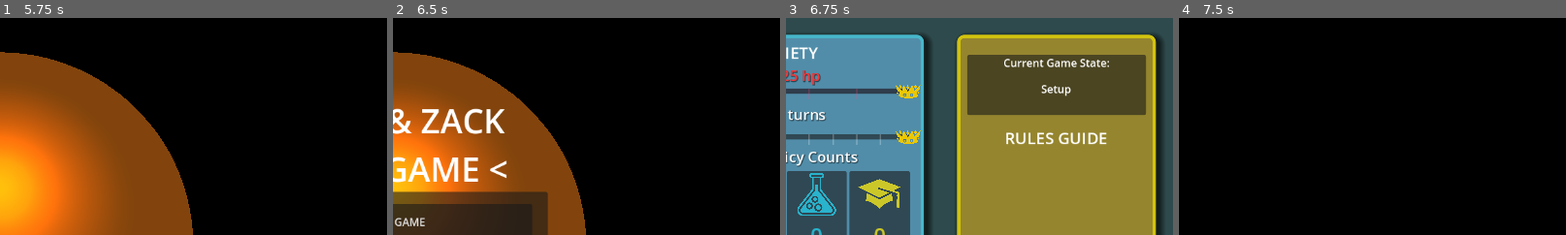
Above: before the commit, frames 1-4 (left to right).
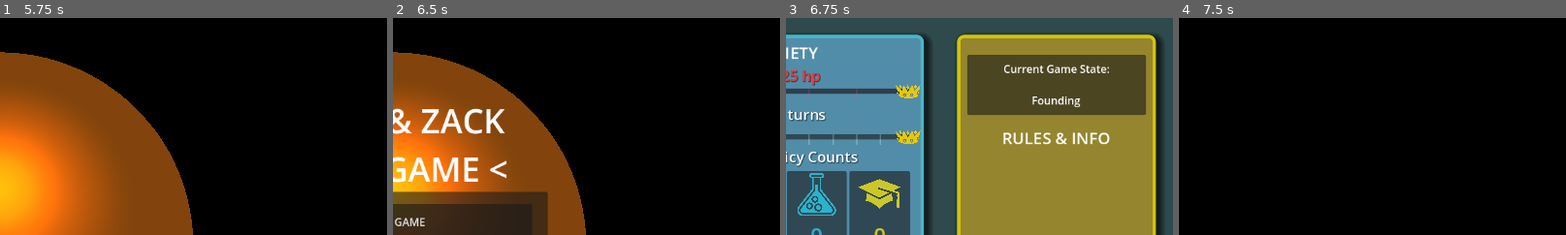
Above: after the commit, the same moments.

Repository: ZacharyJJones/godot_SunGame
Game: Godot game, scene res://scenes/title_screen.tscn
Same seed, same stepped clock (60 frames per second), same inputs: the game is played once before the commit and once after it.
Inputs:
- Up to frame 1 (5.75 s): tap Enter at 0.5 s
- Up to frame 2 (6.5 s): tap Space at 5.75 s
- Up to frame 3 (6.75 s): click "START GAME" at 6.5 s
- Up to frame 4 (7.5 s): click "Return To Main Menu" at 7.25 s
The pictures show only the part of the screen within x 50-100%, y 0-50%; the shares and areas given below are measured in that part.

Frames 1-2 are identical in both runs. In frame 3, 2.6% of the frame differs, in the area x 56-84%, y 18-59%; in frame 4, nothing differs.

Commit message:
policy activation, founding effects

Diff:
--- a/code/Game.gd
+++ b/code/Game.gd
@@ -5,6 +5,9 @@
 var State : Enum.GameState
 
 var Rules : GameRules
+
+var FoundingPolicy : Enum.PolicyType
+var FoundingEffects : FoundingEffectsBase
 
 var Deck : Array
 var Discard : Array
@@ -17,23 +20,30 @@
 
 # GameState.Event
 var Event_Current : GameEvent
+var Event_ActivatedPolicyIndices : Array
+var Event_Rerolls : int
 
 # ==================================
 
 func _init(rules : GameRules):
+	Rules = rules
+
 	State = Enum.GameState.Undefined
-	Rules = rules
+	Health = Rules.Health_Starting
 	Turn = 0
-
-	Health = Rules.Health_Starting
-	ActivePolicies = []
-	RetiredPolicies = []
 
 	Deck = []
 	Discard = []
+	ActivePolicies = []
+	RetiredPolicies = []
+	FoundingPolicy = Enum.PolicyType.Undefined
+	FoundingEffects = FoundingEffectsBase.new()
+
 	Policy_Choices = []
+	Event_ActivatedPolicyIndices = []
+	Event_Rerolls = 0
 
-	_beginState_Setup()
+	_beginState_Founding()
 	pass
 
 # ==================================
@@ -43,6 +53,7 @@
 		Enum.GameState.Won: [func(): return false, func(): return],
 		Enum.GameState.Lost: [func(): return false, func(): return],
 
+		Enum.GameState.Founding: [_endState_Founding, _beginState_Setup],
 		Enum.GameState.Setup: [_endState_Setup, _beginState_Event],
 		Enum.GameState.Policy: [_endState_Policy, _beginState_Event],
 		Enum.GameState.Event: [_endState_Event, _beginState_Policy]
@@ -50,10 +61,11 @@
 
 	var result = false
 	if _state_map[State][0].call():
-		_state_map[State][1].call()
 		result = true
-		pass
 
+	# This check goes here BECAUSE it prevents the next state from...
+	# ... executing it's setup code when the game has ended. e.g. Draft choices
+	# ... will not be presented going from Event -> Won/Lost State -> Policy phase
 	if not IsOver():
 		if (Health >= Rules.Health_ToWin
 			or Turn >= Rules.TurnsToWin):
@@ -62,55 +74,81 @@
 			State = Enum.GameState.Lost
 		pass
 
+	if result:
+		_state_map[State][1].call()
+
+
 	return result
+
+func _beginState_Founding():
+	State = Enum.GameState.Founding
+	Policy_SelectedIndex = -1
+	var vals = Enum.PolicyType.values()
+	for i in range(1, vals.size()):
+		Policy_Choices.append(Policy.new(vals[i]))
+	pass
+func _endState_Founding() -> bool:
+	if not _endState_Policy():
+		return false
+
+	# cleanup, since I hacked the policy phase to do this
+	Discard.clear()
+
+	# Take the choice and set as founding!
+	FoundingPolicy = ActivePolicies.pop_back().Type
+	FoundingEffects = FoundingEffectsBase.GetFoundingEffects(FoundingPolicy)
+
+	# Now set up the deck
+	Deck = GameContent.GetStartingDeck(FoundingPolicy)
+	Deck.shuffle()
+	return true
 
 func _beginState_Setup():
 	_beginState_Policy()
 	State = Enum.GameState.Setup
 func _endState_Setup() -> bool:
-	if not _endState_Policy():
-		return false
-
-	if ActivePolicies.size() < Rules.PolicyTrackSlots:
+	if not _endState_Policy(): return false
+	if ActivePolicies.size() < GetMaxActivePolicies():
 		_beginState_Setup()
 		return false
-
 	return true
 
 func _beginState_Policy():
 	State = Enum.GameState.Policy
 	Policy_SelectedIndex = -1
 
-	# temp options provided
-	var enum_keys = Enum.PolicyType.keys()
-	for i in range(1, enum_keys.size()):
-		Policy_Choices.append(Policy.new(Enum.PolicyType[enum_keys[i]]))
-		pass
-
-	# Enforce policy track slots restriction
-	#while Policy_Choices.size() < Rules.PoliciesDrawnWhenChoosing:
-		#Policy_Choices.append(Deck.pop_front())
-
+	while Policy_Choices.size() < Rules.PoliciesDrawnDrafting:
+		Policy_Choices.append(Deck.pop_front())
+		if Deck.size() == 0:
+			Discard.shuffle()
+			Deck = Discard
+			Discard = []
 	pass
 func _endState_Policy() -> bool:
 	if Policy_SelectedIndex == -1:
 		return false
 
-	# Resolve chosen policy
-	ActivePolicies.push_front(Policy_Choices.pop_at(Policy_SelectedIndex))
+	# Move chosen policy to active zone
+	var chosen = Policy_Choices.pop_at(Policy_SelectedIndex)
+	FoundingEffects.OnPolicyDraft(self, chosen)
+	ActivePolicies.push_front(chosen)
+
+	# Discard others
 	for i in range(Policy_Choices.size()):
 		Discard.append(Policy_Choices.pop_back())
 
 	# Enforce policy track slots restriction
-	while ActivePolicies.size() > Rules.PolicyTrackSlots:
-		RetiredPolicies.append(ActivePolicies.pop_back())
+	while ActivePolicies.size() > GetMaxActivePolicies():
+		var retired = ActivePolicies.pop_back()
+		FoundingEffects.OnPolicyExpire(self, retired)
+		RetiredPolicies.append(retired)
 
 	return true
 
 func _beginState_Event():
 	Turn += 1
+	Event_Current = _generateEvent()
 	State = Enum.GameState.Event
-	Event_Current = GameContent.GenerateEvent()
 	pass
 func _endState_Event() -> bool:
 	var active_of_type = GetActivePolicyTypeMagnitude(Event_Current.Type)
@@ -118,13 +156,33 @@
 		Health += Event_Current.Magnitude
 	else:
 		Health -= (Event_Current.Magnitude - active_of_type)
+
+	# Mark and clear activated policies
+	for i in range(Event_ActivatedPolicyIndices.size()):
+		ActivePolicies[Event_ActivatedPolicyIndices[i]].HasBeenActivated = true
+	Event_ActivatedPolicyIndices.clear()
+
 	return true
 
 
 # ==================================
 
 func GetActivePolicyTypeMagnitude(type : Enum.PolicyType):
-	return ActivePolicies.filter(func(p): return p.Type == type).size()
+	var total = 0
+	for i in range(ActivePolicies.size()):
+		var policy = ActivePolicies[i]
+		if policy.Type == type:	total += 1
+		if policy.CanBeActivated() and Event_ActivatedPolicyIndices.any(func(x): return x == i):
+			total += policy.ActivatedTypes.filter(func(x): return x == type).size()
+	return total
+
+func RerollEvent():
+	if Event_Rerolls < 1: return
+	Event_Current = _generateEvent()
+	Event_Rerolls -= 1
+
+func _generateEvent() -> GameEvent:
+	return FoundingEffects.ModifyEvent(self, GameContent.GenerateEvent())
 
 # ==================================
 
@@ -132,3 +190,6 @@
 func IsWon() -> bool: return State == Enum.GameState.Won
 func IsLost() -> bool: return State == Enum.GameState.Lost
 func IsOver() -> bool: return IsWon() or IsLost()
+
+func GetMaxActivePolicies() -> int:
+	return Rules.PolicyTrackSlots + FoundingEffects.MaxActivePolicyModifier(self)
--- a/code/GameContent.gd
+++ b/code/GameContent.gd
@@ -4,7 +4,9 @@
 
 
 static func GenerateEvent() -> GameEvent:
-	var type = Enum.GetRandomDefined(Enum.PolicyType)
+	var keys_defined = Enum.PolicyType.keys().slice(1)
+	var type = Enum.PolicyType[keys_defined[randi() % keys_defined.size()]]
+
 	var magnitude = 1 + (randi() % 4)
 	var name = "%s %s" % [
 		_adjectives[randi() % _adjectives.size()],
@@ -13,8 +15,32 @@
 	return GameEvent.new(name, type, magnitude)
 
 
+static func GetStartingDeck(founding_type):
+	var num_basic_policies = 8
+	var num_active_policies = 1
+	var num_wildcards = 1
+	var deck = []
 
+	var type_values = Enum.PolicyType.values()
+	for n in range(num_wildcards + 1):
+		deck.append(Policy.new(founding_type, type_values.slice(1)))
 
+	deck.append_array(_get_deck_helper(founding_type, type_values, num_basic_policies, num_active_policies))
+
+	for i in range(1, type_values.size()):
+		var curr_type = type_values[i]
+		deck.append_array(_get_deck_helper(curr_type, type_values, num_basic_policies, num_active_policies))
+
+	return deck
+static func _get_deck_helper(type, types, basic, active):
+	var working = []
+	for n in range(basic):
+		working.append(Policy.new(type, []))
+
+	for n in range(active):
+		for a in range(1, types.size()):
+			working.append(Policy.new(type, [types[a]]))
+	return working
 
 const _adjectives : Array[String] = [
 	"Red",
--- a/code/Policy.gd
+++ b/code/Policy.gd
@@ -1,6 +1,13 @@
 class_name Policy
 
 var Type : Enum.PolicyType
+var ActivatedTypes : Array
+var HasBeenActivated : bool
 
-func _init(type):
+func _init(type, activated = []):
 	Type = type
+	ActivatedTypes = activated
+	HasBeenActivated = false
+
+func CanBeActivated():
+	return not HasBeenActivated and ActivatedTypes.size() > 0
--- a/code/etc/Enum.gd
+++ b/code/etc/Enum.gd
@@ -1,8 +1,4 @@
 class_name Enum
-
-static func GetRandomDefined(enum_name):
-	var keys = enum_name.keys()
-	return enum_name[keys[1 + randi() % (keys.size() - 1)]]
 
 enum PolicyType {
 	Undefined,
@@ -19,6 +15,7 @@
 	Won,
 	Lost,
 
+	Founding,
 	Setup,
 
 	Policy,
--- /dev/null
+++ b/code/founding/FoundingEffectsBase.gd
@@ -0,0 +1,24 @@
+class_name FoundingEffectsBase
+
+static func GetFoundingEffects(founding : Enum.PolicyType) -> FoundingEffectsBase:
+	var map = {
+		Enum.PolicyType.War: FoundingEffects_War.new(),
+		Enum.PolicyType.Peace: FoundingEffects_Peace.new(),
+		Enum.PolicyType.Science: FoundingEffects_Science.new(),
+		Enum.PolicyType.Education: FoundingEffects_Education.new()
+	}
+	return map[founding]
+
+# ================================================
+
+func MaxActivePolicyModifier(game : Game) -> int:
+	return 0
+
+func ModifyEvent(game : Game, event : GameEvent) -> GameEvent:
+	return event
+
+func OnPolicyExpire(game : Game, policy : Policy):
+	pass
+
+func OnPolicyDraft(game : Game, policy : Policy):
+	pass
--- /dev/null
+++ b/code/founding/FoundingEffects_Education.gd
@@ -0,0 +1,8 @@
+extends FoundingEffectsBase
+
+class_name FoundingEffects_Education
+
+func OnPolicyDraft(game : Game, policy : Policy):
+	if policy.Type == Enum.PolicyType.Education:
+		policy.ActivatedTypes = Enum.PolicyType.values().slice(1)
+	pass
--- /dev/null
+++ b/code/founding/FoundingEffects_Peace.gd
@@ -0,0 +1,8 @@
+extends FoundingEffectsBase
+
+class_name FoundingEffects_Peace
+
+func MaxActivePolicyModifier(game : Game) -> int:
+	if game.GetActivePolicyTypeMagnitude(Enum.PolicyType.Peace) >= 2:
+		return 1
+	return 0
--- /dev/null
+++ b/code/founding/FoundingEffects_Science.gd
@@ -0,0 +1,8 @@
+extends FoundingEffectsBase
+
+class_name FoundingEffects_Science
+
+func OnPolicyExpire(game : Game, policy : Policy):
+	if policy.Type == Enum.PolicyType.Science:
+		game.Event_Rerolls = 1
+	pass
--- /dev/null
+++ b/code/founding/FoundingEffects_War.gd
@@ -0,0 +1,8 @@
+extends FoundingEffectsBase
+
+class_name FoundingEffects_War
+
+func ModifyEvent(game : Game, event : GameEvent) -> GameEvent:
+	if game.GetActivePolicyTypeMagnitude(Enum.PolicyType.War) >= 2:
+		event.Magnitude -= 1
+	return event
--- a/scenes/basic_gameplay.tscn
+++ b/scenes/basic_gameplay.tscn
@@ -4,7 +4,7 @@
 [ext_resource type="Texture2D" uid="uid://ba0ywtrb0fu88" path="res://icons/game_icons_net/tombstone.png" id="2_36oom"]
 [ext_resource type="Script" path="res://scenes/gameplay_ui.gd" id="2_v3u17"]
 [ext_resource type="Texture2D" uid="uid://p75baksldtnv" path="res://icons/game_icons_net/crown.png" id="3_24f8q"]
-[ext_resource type="PackedScene" uid="uid://bava33swlfwt" path="res://scenes/ui_policy_type_magnitude.tscn" id="5_ia6gh"]
+[ext_resource type="PackedScene" uid="uid://bava33swlfwt" path="res://scenes/ui_policy_type_display.tscn" id="3_k8qu2"]
 
 [sub_resource type="Environment" id="Environment_2fod0"]
 background_mode = 1
@@ -175,7 +175,7 @@
 grow_horizontal = 2
 grow_vertical = 2
 script = ExtResource("2_v3u17")
-policy_type_magnitude_prefab = ExtResource("5_ia6gh")
+policy_type_display_prefab = ExtResource("3_k8qu2")
 
 [node name="DraftsAndActive" type="Panel" parent="GameplayUI"]
 layout_mode = 1
@@ -250,6 +250,8 @@
 anchor_bottom = 0.98
 grow_horizontal = 2
 grow_vertical = 2
+select_mode = 1
+allow_reselect = true
 item_count = 3
 item_0/text = "Option 1"
 item_1/text = "Option 2"
@@ -457,6 +459,16 @@
 grow_horizontal = 2
 grow_vertical = 2
 
+[node name="EventRerollButton" type="Button" parent="GameplayUI/Event/EventDetailsArea"]
+layout_mode = 1
+anchors_preset = -1
+offset_left = 9.0
+offset_top = -39.1
+offset_right = 106.0
+offset_bottom = -8.10001
+grow_horizontal = 0
+text = "Reroll"
+
 [node name="EventContinueButton" type="Button" parent="GameplayUI/Event/EventDetailsArea"]
 layout_mode = 1
 anchors_preset = -1
@@ -518,9 +530,9 @@
 anchors_preset = 5
 anchor_left = 0.5
 anchor_right = 0.5
-offset_left = -77.0
-offset_right = 77.0
-offset_bottom = 23.0
+offset_left = -79.02
+offset_right = 78.98
+offset_bottom = 41.0
 grow_horizontal = 2
 text = "Current Game State:"
 horizontal_alignment = 1
@@ -534,7 +546,7 @@
 anchor_right = 0.5
 anchor_bottom = 1.0
 offset_left = -77.02
-offset_top = -50.7
+offset_top = -33.7
 offset_right = 76.98
 offset_bottom = 0.300003
 grow_horizontal = 2
@@ -551,7 +563,7 @@
 offset_left = 10.0
 offset_top = 10.0
 offset_right = -10.0
-text = "RUles Guide"
+text = "Rules & Info"
 label_settings = SubResource("LabelSettings_quj2w")
 horizontal_alignment = 1
 vertical_alignment = 1
@@ -568,6 +580,18 @@
 grow_vertical = 0
 text = "Return To Main Menu"
 
-[connection signal="item_activated" from="GameplayUI/DraftsAndActive/DraftItemList" to="GameplayUI" method="_on_item_list_item_activated"]
+[node name="FoundingPolicyFrame" type="HBoxContainer" parent="GameplayUI/RulesReference"]
+self_modulate = Color(1, 1, 1, 0)
+layout_mode = 1
+anchors_preset = -1
+anchor_left = 0.2
+anchor_top = 0.5
+anchor_right = 0.8
+anchor_bottom = 0.7
+mouse_filter = 0
+
+[connection signal="item_activated" from="GameplayUI/DraftsAndActive/DraftItemList" to="GameplayUI" method="_on_draft_item_list_item_activated"]
+[connection signal="multi_selected" from="GameplayUI/DraftsAndActive/ActivePolicyItemList" to="GameplayUI" method="_on_active_policy_item_list_multi_selected"]
+[connection signal="pressed" from="GameplayUI/Event/EventDetailsArea/EventRerollButton" to="GameplayUI" method="_on_event_reroll_button_pressed"]
 [connection signal="pressed" from="GameplayUI/Event/EventDetailsArea/EventContinueButton" to="GameplayUI" method="_on_event_continue_button_pressed"]
 [connection signal="pressed" from="GameplayUI/RulesReference/ReturnMenuButton" to="GameplayUI" method="_on_return_menu_button_pressed"]
--- a/scenes/gameplay_ui.gd
+++ b/scenes/gameplay_ui.gd
@@ -1,22 +1,22 @@
 extends Control
 
-@export var policy_type_magnitude_prefab : PackedScene
+@export var policy_type_display_prefab : PackedScene
+
 
 
 
 @onready var game = $"/root/GameManager".core
 
-
-
-
 # ===========
 
-@onready var enum_keys = Enum.PolicyType.keys()
+@onready var _enum_keys = Enum.PolicyType.keys()
 
 # ===========
 # UI Elements
 # ===========
 @onready var game_state = $RulesReference/GameStateArea/GameState
+@onready var founding_policy_frame = $RulesReference/FoundingPolicyFrame
+var founding_policy_prefab
 
 # Drafts / Active Policies Area
 @onready var drafts_list = $DraftsAndActive/DraftItemList
@@ -26,6 +26,8 @@
 @onready var event_details_area = $Event/EventDetailsArea
 @onready var event_name = $Event/EventDetailsArea/EventName
 @onready var event_thresholds_area = $Event/EventDetailsArea/EventThresholdsArea
+
+@onready var event_reroll_button = $Event/EventDetailsArea/EventRerollButton
 
 
 @onready var event_policy_threshold_prefab
@@ -38,24 +40,28 @@
 @onready var turns_bar = $SocietyInfo/TurnsBar
 
 @onready var active_policy_readout_area = $SocietyInfo/ActivePolicyReadoutArea
-
-
-@onready var active_policy_prefabs = {}
+var active_policy_prefabs
 
 
 func _ready():
-	for i in range(1, enum_keys.size()):
-		var active_type_tracker = policy_type_magnitude_prefab.instantiate()
+	active_policy_prefabs = {}
+	for i in range(1, _enum_keys.size()):
+		var active_type_tracker = policy_type_display_prefab.instantiate()
 		active_policy_readout_area.add_child(active_type_tracker)
-		active_policy_prefabs[Enum.PolicyType[enum_keys[i]]] = active_type_tracker
+		active_policy_prefabs[Enum.PolicyType[_enum_keys[i]]] = active_type_tracker
 
-		active_type_tracker.Initialize(Enum.PolicyType[enum_keys[i]])
+		active_type_tracker.Initialize(Enum.PolicyType[_enum_keys[i]])
 		pass
 
 	# Event
-	var threshold_obj = policy_type_magnitude_prefab.instantiate()
+	var threshold_obj = policy_type_display_prefab.instantiate()
 	event_thresholds_area.add_child(threshold_obj)
 	event_policy_threshold_prefab = threshold_obj
+
+	var founding_obj = policy_type_display_prefab.instantiate()
+	founding_policy_frame.add_child(founding_obj)
+	founding_policy_prefab = founding_obj
+	founding_obj.set_visible(false)
 
 	RefreshUI()
 
@@ -72,70 +78,100 @@
 	else:
 		turns_bar.tick_count = 6
 
-	var state_keys = Enum.GameState.keys()
-	game_state.text = state_keys[game.State]
-
-
-	Update_SocietyInfo()
-	Update_DraftInfo()
-	Update_ActivePolicyInfo()
-	Update_EventInfo()
+	RefreshUI_Society()
+	RefreshUI_Drafts()
+	RefreshUI_ActivePolicy()
+	RefreshUI_Event()
+	RefreshUI_Etc()
 	pass
 
 
-func Update_SocietyInfo():
+func RefreshUI_Society():
 	health_readout.text = "%s / %s hp" % [game.Health, game.Rules.Health_ToWin]
 	health_bar.value = game.Health
 
 	turns_readout.text = "%s / %s turns" % [game.Turn, game.Rules.TurnsToWin]
 	turns_bar.value = game.Turn
 
-	for i in range(1, enum_keys.size()):
-		var enum_val = Enum.PolicyType[enum_keys[i]]
+	for i in range(1, _enum_keys.size()):
+		var enum_val = Enum.PolicyType[_enum_keys[i]]
 		var amount = game.GetActivePolicyTypeMagnitude(enum_val)
-		active_policy_prefabs[enum_val].SetQuantity(amount)
+		active_policy_prefabs[enum_val].SetLabel(amount)
 		pass
 	pass
 
-func Update_DraftInfo():
+func RefreshUI_Drafts():
 	drafts_list.clear()
 	for i in range(game.Policy_Choices.size()):
-		drafts_list.add_item("%s" % enum_keys[game.Policy_Choices[i].Type])
+		drafts_list.add_item(_policy_as_str(game.Policy_Choices[i]))
 		pass
 	pass
 
-func Update_ActivePolicyInfo():
+func RefreshUI_ActivePolicy():
 	active_policy_item_list.clear()
 	for i in range(game.ActivePolicies.size()):
-		active_policy_item_list.add_item("%s" % enum_keys[game.ActivePolicies[i].Type], null, false)
+		active_policy_item_list.add_item(
+			_policy_as_str(game.ActivePolicies[i])
+		)
+		if not game.ActivePolicies[i].CanBeActivated():
+			active_policy_item_list.set_item_disabled(i, true)
 		pass
 	pass
 
-func Update_EventInfo():
+func RefreshUI_Event():
 	if not game.State == Enum.GameState.Event:
 		event_details_area.set_visible(false)
 		return
 
+	event_reroll_button.set_visible(game.Event_Rerolls > 0)
+
 	event_details_area.set_visible(true)
 	event_name.text = game.Event_Current.Name
-	event_policy_threshold_prefab.SetQuantity(game.Event_Current.Magnitude)
+	event_policy_threshold_prefab.SetLabel(game.Event_Current.Magnitude)
 	event_policy_threshold_prefab.Initialize(game.Event_Current.Type)
 
 	pass
 
+func RefreshUI_Etc():
+	var state_keys = Enum.GameState.keys()
+	game_state.text = state_keys[game.State]
 
+	if (game.State != Enum.GameState.Founding):
+		founding_policy_prefab.set_visible(true)
+		founding_policy_prefab.Initialize(game.FoundingPolicy)
+		founding_policy_prefab.SetLabel("Founding")
+
+	pass
+
+# ======================================================
+
+func _policy_as_str(policy : Policy):
+	var active_types = ""
+	if (policy.ActivatedTypes.size() > 0):
+		active_types = " (%s)" % ", ".join(policy.ActivatedTypes.map(func(x): return _enum_keys[x]))
+	return "%s%s" % [_enum_keys[policy.Type], active_types]
+
+# ======================================================
 
 # Draft selection
-func _on_item_list_item_activated(index):
+func _on_draft_item_list_item_activated(index):
 	game.Policy_SelectedIndex = index
 	var result = game.AdvanceState()
 	RefreshUI()
 
+func _on_return_menu_button_pressed():
+	$"/root/GameManager".ReturnMainMenu()
+
+func _on_event_reroll_button_pressed():
+	game.RerollEvent()
+	RefreshUI_Event()
 
 func _on_event_continue_button_pressed():
 	game.AdvanceState()
 	RefreshUI()
 
-
-func _on_return_menu_button_pressed():
-	$"/root/GameManager".ReturnMainMenu()
+# when active policies are selected (to be activated)
+func _on_active_policy_item_list_multi_selected(index, selected):
+	if (game.State == Enum.GameState.Event):
+		game.Event_ActivatedPolicyIndices = active_policy_item_list.get_selected_items()
+		RefreshUI_Society()
--- /dev/null
+++ b/scenes/ui_policy_type_display.tscn
@@ -0,0 +1,45 @@
+[gd_scene load_steps=8 format=3 uid="uid://bava33swlfwt"]
+
+[ext_resource type="Script" path="res://scenes/ui_policy_type_magnitude.gd" id="1_4mjih"]
+[ext_resource type="Texture2D" uid="uid://ba0ywtrb0fu88" path="res://icons/game_icons_net/tombstone.png" id="2_3snqo"]
+[ext_resource type="Texture2D" uid="uid://b8osqo4hd4ech" path="res://icons/game_icons_net/mighty-force.png" id="3_gc1ag"]
+[ext_resource type="Texture2D" uid="uid://c8mmu1tyn1qb1" path="res://icons/game_icons_net/peace-dove.png" id="4_ei70i"]
+[ext_resource type="Texture2D" uid="uid://cw7pvxlgguj5o" path="res://icons/game_icons_net/erlenmeyer.png" id="5_ukp08"]
+[ext_resource type="Texture2D" uid="uid://deboq4fyq3lme" path="res://icons/game_icons_net/graduate-cap.png" id="6_c1gtm"]
+
+[sub_resource type="LabelSettings" id="LabelSettings_lpwfh"]
+font_size = 32
+
+[node name="PolicyTypeDisplay" type="Panel"]
+offset_right = 82.0
+offset_bottom = 90.0
+size_flags_horizontal = 3
+size_flags_vertical = 3
+script = ExtResource("1_4mjih")
+images = Array[CompressedTexture2D]([ExtResource("2_3snqo"), ExtResource("3_gc1ag"), ExtResource("4_ei70i"), ExtResource("5_ukp08"), ExtResource("6_c1gtm")])
+colors = Array[Color]([Color(0, 0, 0, 1), Color(0.8, 0.16, 0.16, 1), Color(0.373333, 0.8, 0.16, 1), Color(0.16, 0.704, 0.8, 1), Color(0.8, 0.778667, 0.16, 1)])
+
+[node name="Vbox" type="VBoxContainer" parent="."]
+modulate = Color(0.478431, 1, 0.470588, 1)
+layout_mode = 1
+anchors_preset = 15
+anchor_right = 1.0
+anchor_bottom = 1.0
+grow_horizontal = 2
+grow_vertical = 2
+size_flags_horizontal = 3
+
+[node name="Icon" type="TextureRect" parent="Vbox"]
+layout_mode = 2
+size_flags_horizontal = 4
+size_flags_vertical = 3
+texture = ExtResource("4_ei70i")
+expand_mode = 3
+stretch_mode = 4
+
+[node name="Label" type="Label" parent="Vbox"]
+layout_mode = 2
+text = "#"
+label_settings = SubResource("LabelSettings_lpwfh")
+horizontal_alignment = 1
+vertical_alignment = 1
--- a/scenes/ui_policy_type_magnitude.gd
+++ b/scenes/ui_policy_type_magnitude.gd
@@ -3,8 +3,8 @@
 @export var images : Array[CompressedTexture2D]
 @export var colors : Array[Color]
 
-func SetQuantity(quantity : int):
-	$"Vbox/Quantity".text = str(quantity)
+func SetLabel(value):
+	$"Vbox/Label".text = str(value)
 
 func Initialize(type : Enum.PolicyType):
 	$"Vbox/Icon".set_texture(images[type])
--- a/scenes/ui_policy_type_magnitude.tscn
+++ /dev/null
@@ -1,45 +0,0 @@
-[gd_scene load_steps=8 format=3 uid="uid://bava33swlfwt"]
-
-[ext_resource type="Texture2D" uid="uid://c8mmu1tyn1qb1" path="res://icons/game_icons_net/peace-dove.png" id="1_n35xg"]
-[ext_resource type="Script" path="res://scenes/ui_policy_type_magnitude.gd" id="1_sckm7"]
-[ext_resource type="Texture2D" uid="uid://ba0ywtrb0fu88" path="res://icons/game_icons_net/tombstone.png" id="2_6ltth"]
-[ext_resource type="Texture2D" uid="uid://b8osqo4hd4ech" path="res://icons/game_icons_net/mighty-force.png" id="3_1ae7x"]
-[ext_resource type="Texture2D" uid="uid://cw7pvxlgguj5o" path="res://icons/game_icons_net/erlenmeyer.png" id="5_3qtft"]
-[ext_resource type="Texture2D" uid="uid://deboq4fyq3lme" path="res://icons/game_icons_net/graduate-cap.png" id="6_cds7q"]
-
-[sub_resource type="LabelSettings" id="LabelSettings_lpwfh"]
-font_size = 32
-
-[node name="PolicyTypeIndicator" type="Panel"]
-offset_right = 82.0
-offset_bottom = 90.0
-size_flags_horizontal = 3
-size_flags_vertical = 3
-script = ExtResource("1_sckm7")
-images = Array[CompressedTexture2D]([ExtResource("2_6ltth"), ExtResource("3_1ae7x"), ExtResource("1_n35xg"), ExtResource("5_3qtft"), ExtResource("6_cds7q")])
-colors = Array[Color]([Color(0, 0, 0, 1), Color(0.8, 0.16, 0.16, 1), Color(0.373333, 0.8, 0.16, 1), Color(0.16, 0.704, 0.8, 1), Color(0.8, 0.778667, 0.16, 1)])
-
-[node name="Vbox" type="VBoxContainer" parent="."]
-modulate = Color(0.478431, 1, 0.470588, 1)
-layout_mode = 1
-anchors_preset = 15
-anchor_right = 1.0
-anchor_bottom = 1.0
-grow_horizontal = 2
-grow_vertical = 2
-size_flags_horizontal = 3
-
-[node name="Icon" type="TextureRect" parent="Vbox"]
-layout_mode = 2
-size_flags_horizontal = 4
-size_flags_vertical = 3
-texture = ExtResource("1_n35xg")
-expand_mode = 3
-stretch_mode = 4
-
-[node name="Quantity" type="Label" parent="Vbox"]
-layout_mode = 2
-text = "#"
-label_settings = SubResource("LabelSettings_lpwfh")
-horizontal_alignment = 1
-vertical_alignment = 1
